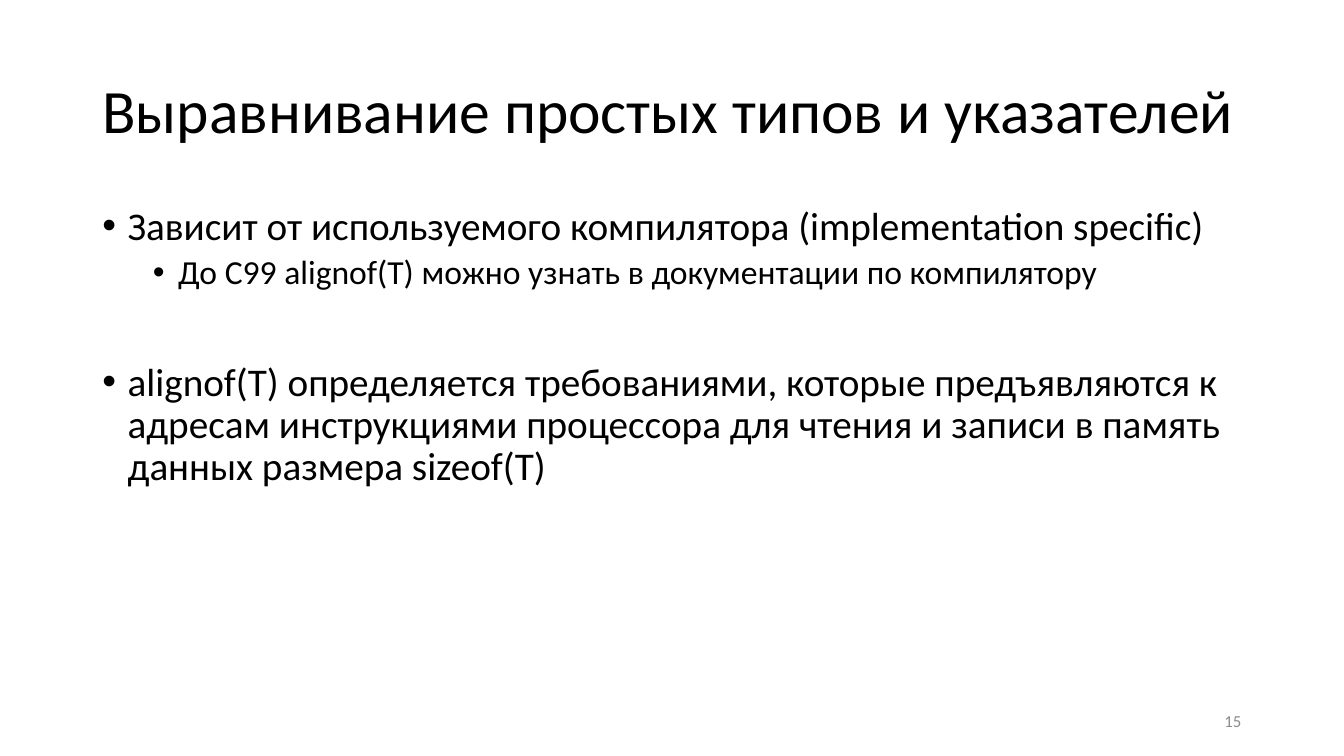
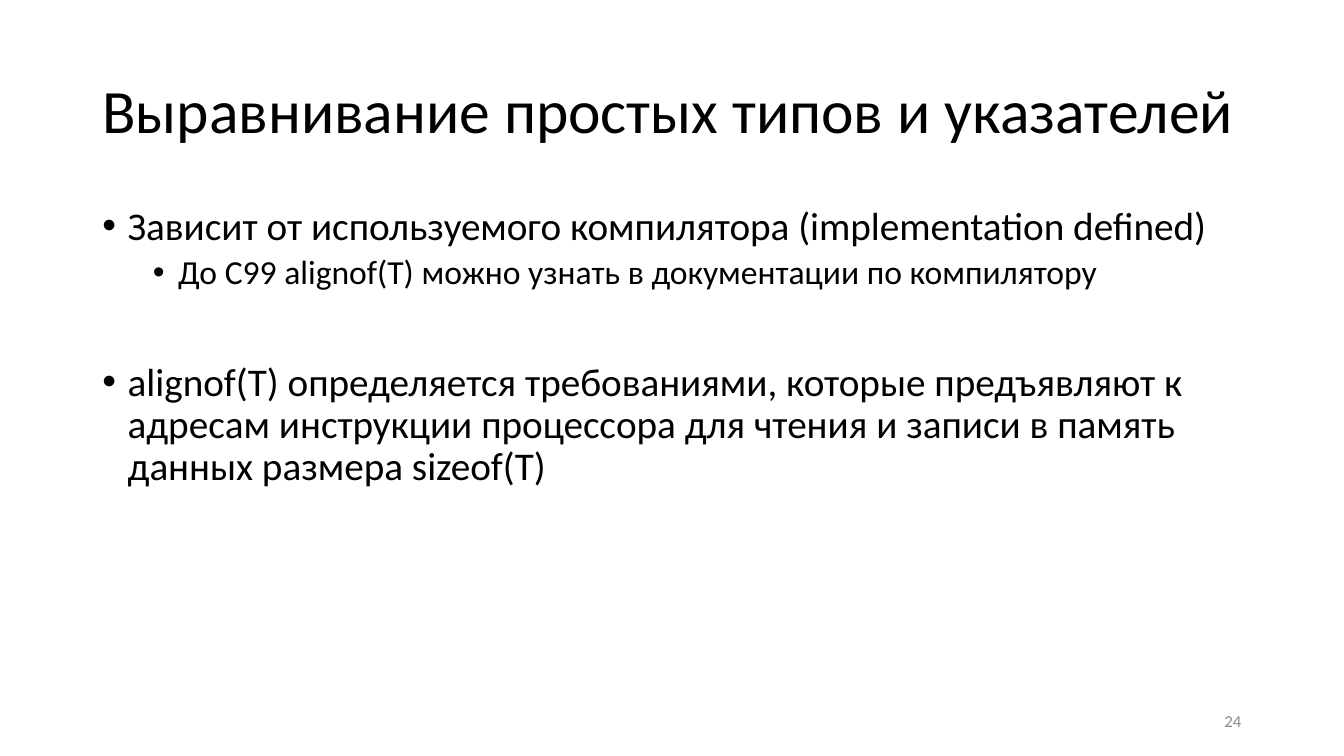
Before and after one commit to Evgueni-Petrov-aka-espetrov/Algorithms-and-Programming-in-C-pptx, a slide deck: slide 24 of 06.5 Размещение типов в памяти.pptx (slide 15 before the commit). Drawn at 1344x756 pixels with LibreOffice and Linux fonts; fonts in the diff are those of the drawing. Boxes give left, top, right and bottom in pixels: in the first picture for what was removed or moved away, otherwise in the second. Text is boxed around its words. In the diff, an @@ line names an element or a change of style, - is before the commit and + after.

```diff
--- a/06.5 Размещение типов в памяти.pptx
+++ b/06.5 Размещение типов в памяти.pptx
@@ text at [128, 211, 1206, 247]: text changed @@
-• Зависит от используемого компилятора (implementation specific)
+• Зависит от используемого компилятора (implementation defined)
@@ text at [128, 367, 1182, 487]: text changed @@
-• alignof(T) определяется требованиями, которые предъявляются к адресам инструкциями процессора для чтения и записи в память данных размера sizeof(T)
+• alignof(T) определяется требованиями, которые предъявляют к адресам инструкции процессора для чтения и записи в память данных размера sizeof(T)
@@ page number at [1224, 716, 1241, 727]: text changed @@
-15
+24
```
Also in this commit, not shown: 20 other slides changed, 17 slides added, 9 slides removed.
